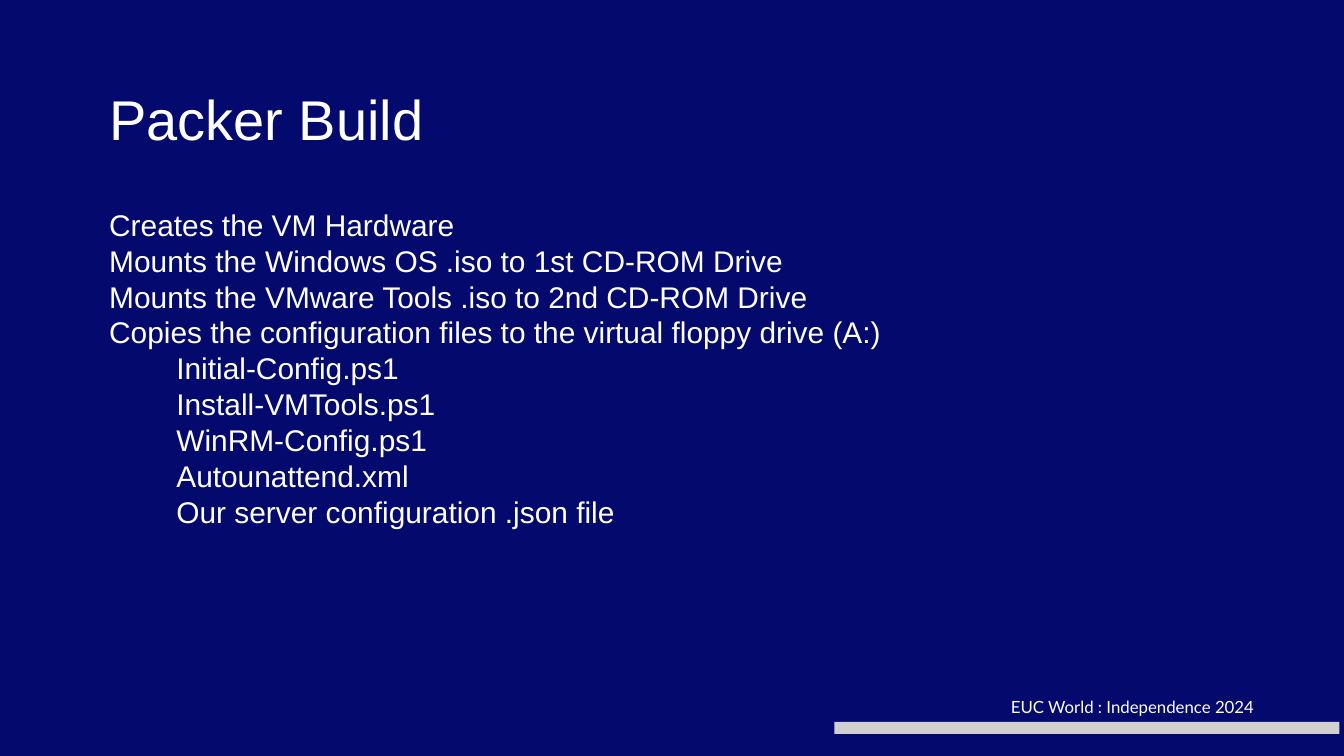
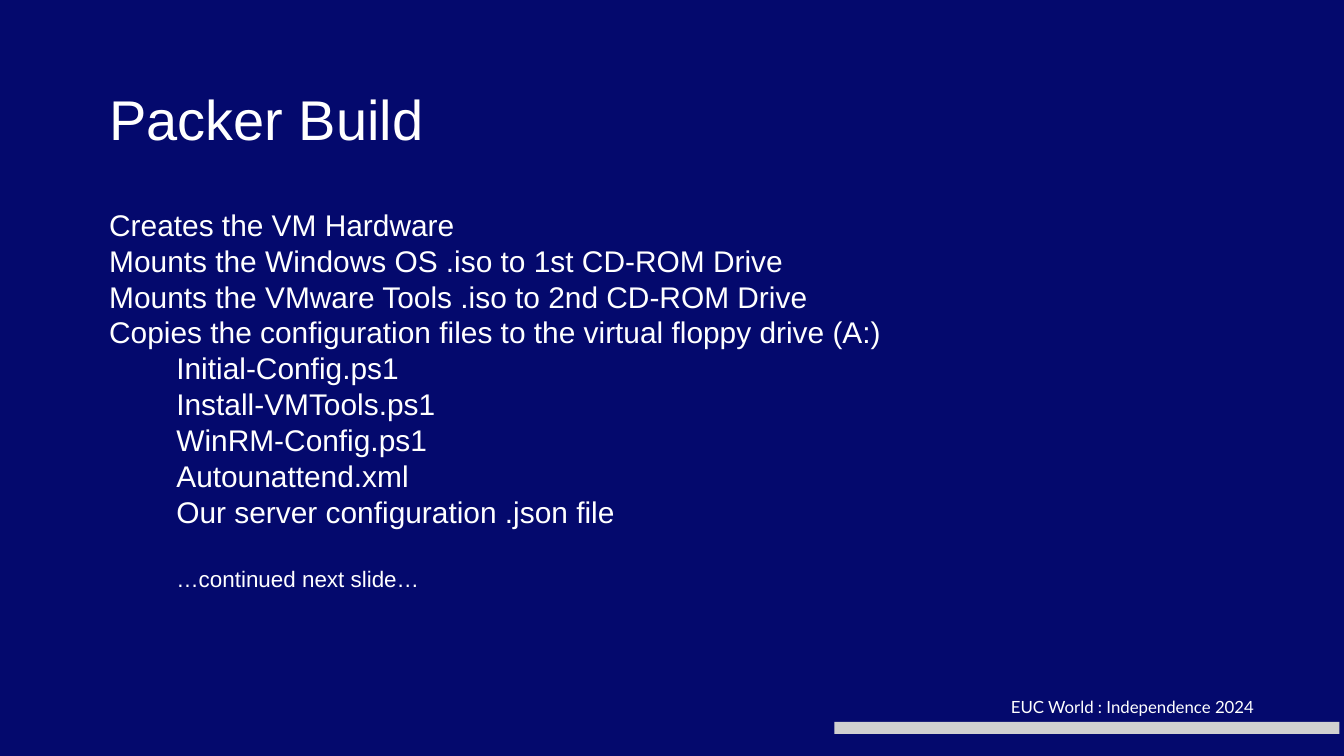
Before and after one commit to ctxcommunity/euc-world-packer-code-and-demo, a slide deck: slide 11 of EUCWorldPresentation.pptx. Drawn at 1344x756 pixels with LibreOffice and Linux fonts; fonts in the diff are those of the drawing; grey boxes stand for pictures. Boxes give left, top, right and bottom in pixels: in the first picture for what was removed or moved away, otherwise in the second. Text is boxed around its words. In the diff, an @@ line names an element or a change of style, - is before the commit and + after.

```diff
--- a/EUCWorldPresentation.pptx
+++ b/EUCWorldPresentation.pptx
@@ text at bbox=[176, 570, 419, 588]: paragraph added @@
+…continued next slide…
```
Also in this commit, not shown: 2 other slides changed.
